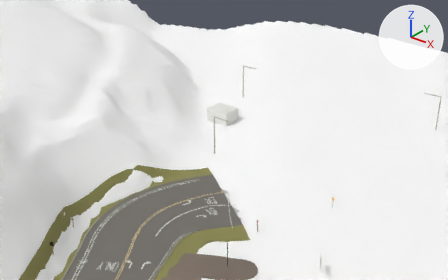
An edit to the glTF model app/world/hand/conz_7.glb, drawn before and after from the same camera.
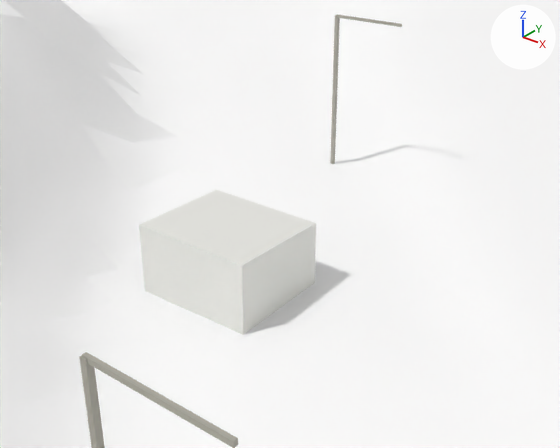
There are two pictures of each version: one from a camera (50 mm lens) standing at (53.5, -29.0, 147.4) and looking at (-34.5, 80.9, 79.3), one close up from a camera (50 mm lens) standing at (-15.4, 60.2, 101.7) and looking at (-35.1, 84.9, 86.4). The lights are fixed; the arrows at upper right show +X, +Y and +Z. The first two pictures are the older version.

Script lines for the objects in view, before the commit:
```python
me_mesh_26 = bpy.data.meshes.new('Mesh_26')
me_mesh_26.from_pydata(...)  # 48 vertices, 60 faces; spans x 1785.3..1832.5, y 571.3..619.2, z 80.9..93.2
me_mesh_26.materials.append(mat_kerb)  # grey #aaa79d
me_mesh_27 = bpy.data.meshes.new('Mesh_27')
me_mesh_27.from_pydata(...)  # 8 vertices, 10 faces; spans x 1786.85..1792.85, y 583.58..588.58, z 83.26..86.76
me_mesh_27.materials.append(mat_sign_white)  # white #e6e6e1
me_mesh_39 = bpy.data.meshes.new('Mesh_39')
me_mesh_39.from_pydata(...)  # 17261 vertices, 35516 faces; spans x 1688.0..1960.0, y 442.0..676.0, z 37.0..148.0
me_mesh_39.materials.append(mat_hand_terrain)  # white #ffffff
ob_posts_booth7 = bpy.data.objects.new('posts_booth7', me_mesh_27)
ob_posts_booth7.location = (-1826.33, -503.21, 0.0)
ob_posts_lamp7 = bpy.data.objects.new('posts_lamp7', me_mesh_26)
ob_posts_lamp7.location = (-1826.33, -503.21, 0.0)
ob_terrain7 = bpy.data.objects.new('terrain7', me_mesh_39)
ob_terrain7.location = (-1826.33, -503.21, 0.0)
```
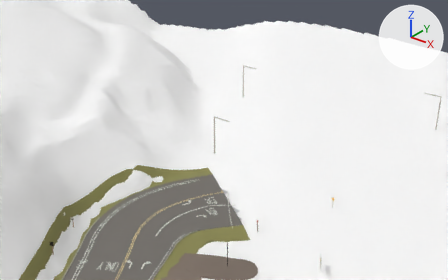
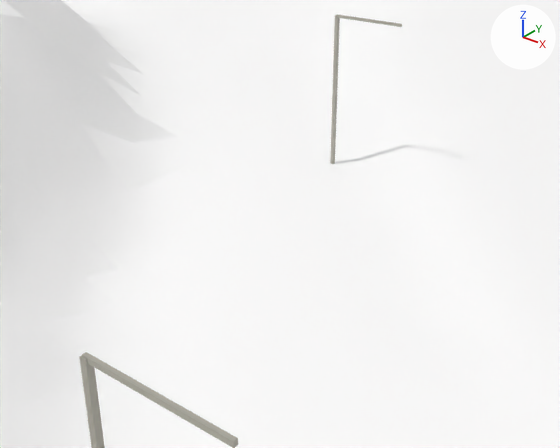
Where the change shows, as pixel boxes [x1, y1, x2, y2] in the close-ups (560 x 448 px):
'posts_booth7', deleted
    before: [139, 190, 316, 335]

What the commit changed:
Object 'posts_booth7' (ob_posts_booth7) is deleted.
